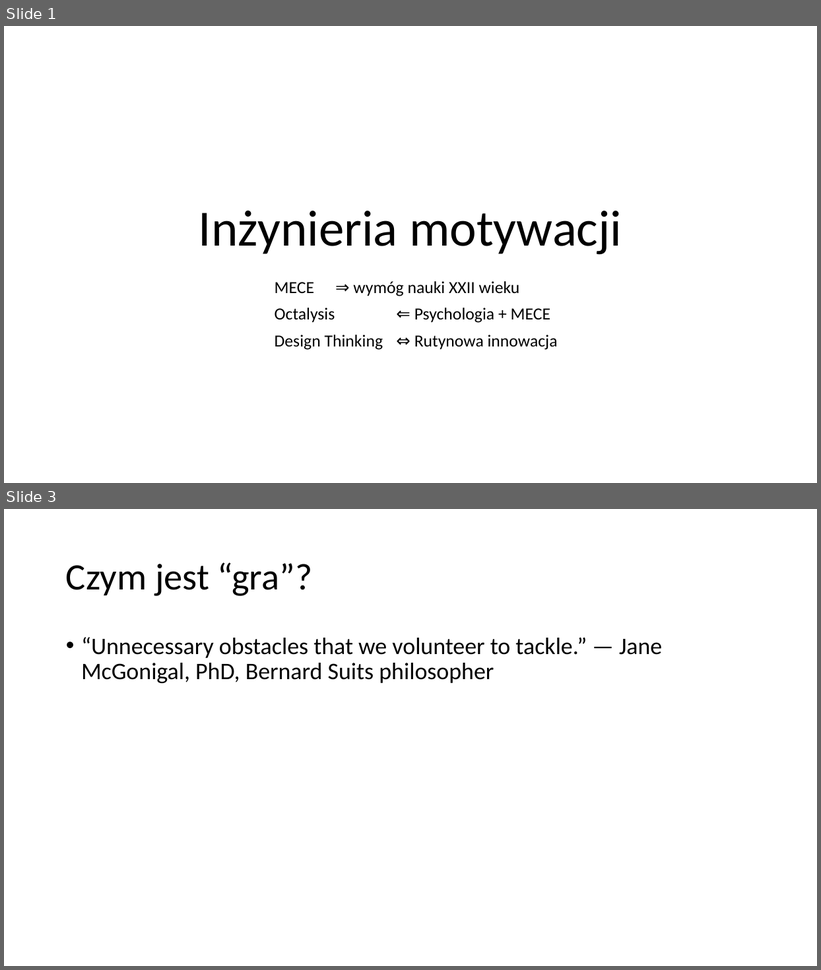
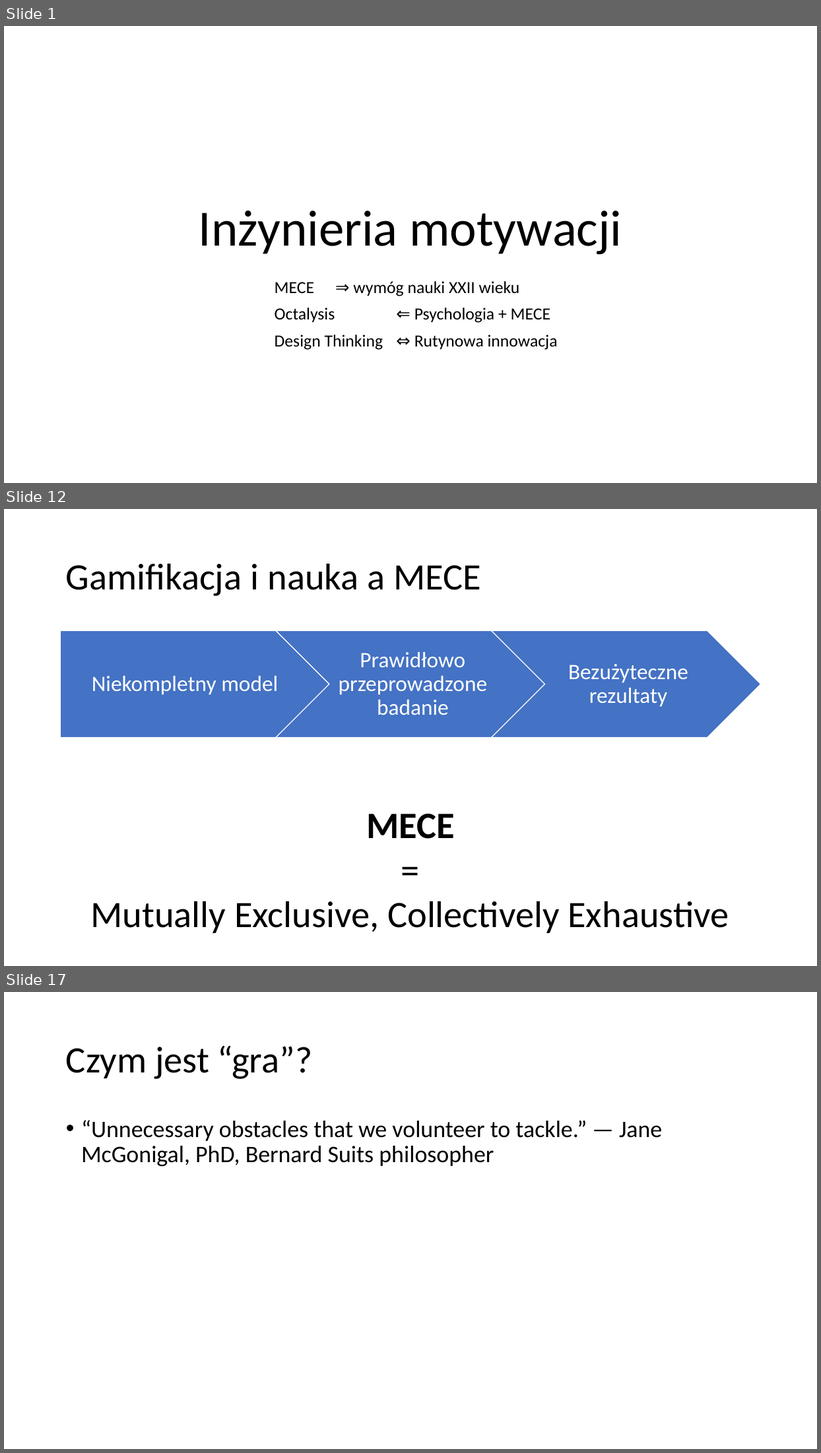
Before and after one commit to Jblew/mece-motivation-workshops, a slide deck: prezentacja-v1.pptx. Shown one above the other, each under a label of ours: slides 1 and 3 before the commit, slides 1, 12 and 17 after it; the slides between them are not shown. The pictures are 821x970 and 821x1453 pixels, drawn with LibreOffice and Linux fonts; fonts in the diff are those of the drawing. Boxes give left, top, right and bottom in pixels: in the first picture for what was removed or moved away, otherwise in the second. Text is boxed around its words. In the diff, an @@ line names an element or a change of style, - is before the commit and + after.

```diff
--- a/prezentacja-v1.pptx
+++ b/prezentacja-v1.pptx
@@ slide 12 added at (4,509,817,966), background #FFFFFF @@
@@ title added at (66,563,481,596), 44 pt, text #000000 @@
+Gamifikacja i nauka a MECE
@@ group added at (60,631,761,738): 3 texts, 2 chevrons, 1 pentagon arrow @@
+Niekompletny model
+Prawidłowo przeprowadzone badanie
+Bezużyteczne rezultaty
@@ text added at (91,814,729,933), 44 pt, text #000000 @@
+MECE
+=
+Mutually Exclusive, Collectively Exhaustive
@@ what was slide 3 is now slide 17 @@
```
Also in this commit, not shown: 14 other slides added, 1 slide removed, 1 other file.
